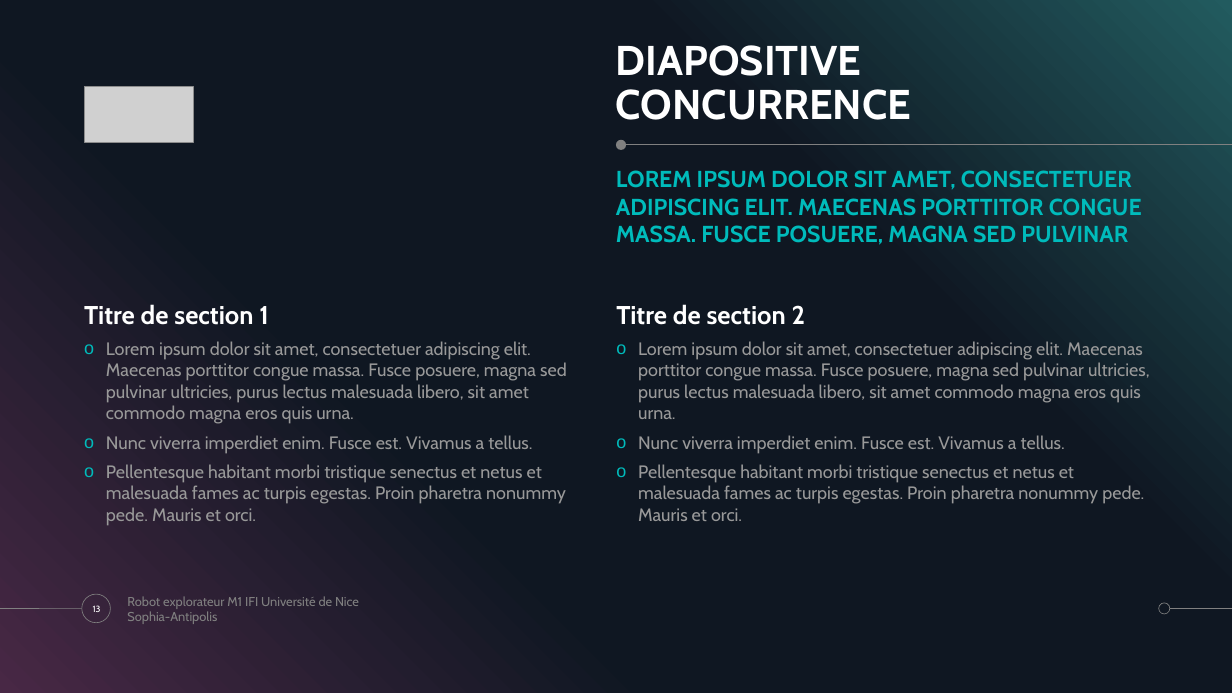
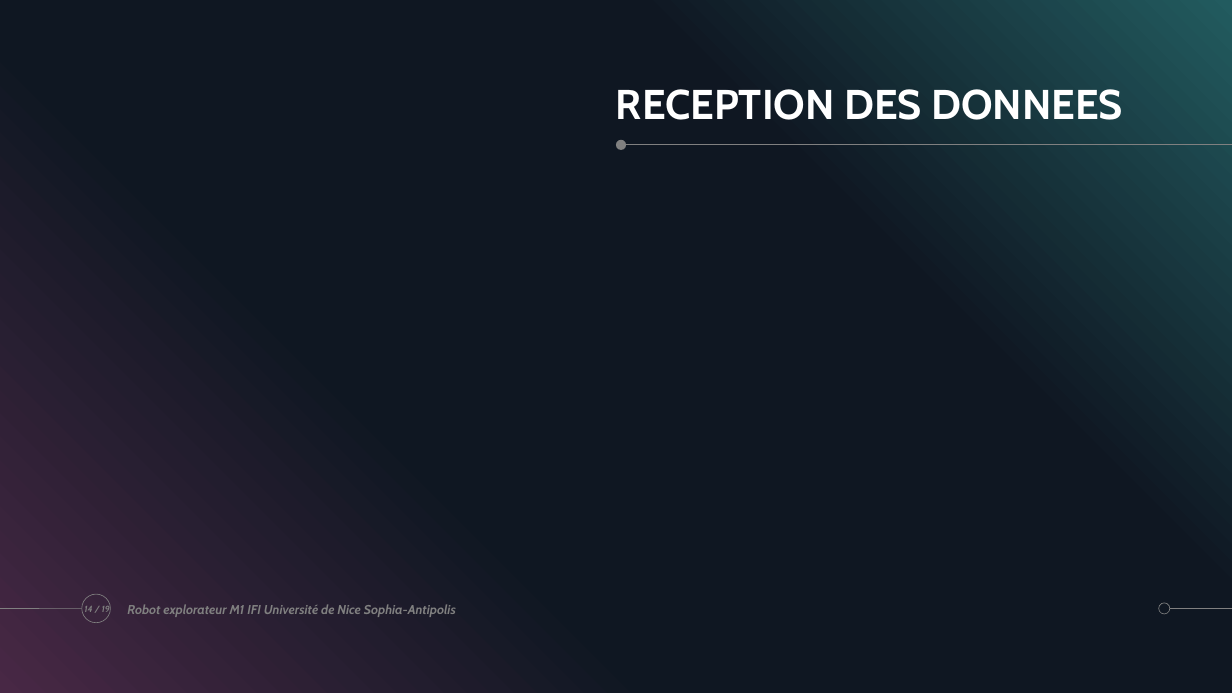
Before and after one commit to ChloeMaccarinelli/TER_M1_S2, a slide deck: slide 14 of doc/Diapo_LOTFI_MACCARINELLI_MARION.pptx (slide 13 before the commit). Drawn at 1232x693 pixels with LibreOffice and Linux fonts; fonts in the diff are those of the drawing; grey boxes stand for pictures. Boxes give left, top, right and bottom in pixels: in the first picture for what was removed or moved away, otherwise in the second. Text is boxed around its words. In the diff, an @@ line names an element or a change of style, - is before the commit and + after.

Commit message:
diapo

```diff
--- a/doc/Diapo_LOTFI_MACCARINELLI_MARION.pptx
+++ b/doc/Diapo_LOTFI_MACCARINELLI_MARION.pptx
@@ picture removed at (84,87,193,142) @@
@@ title at (616,89,1123,120): text changed @@
-DIAPOSITIVE CONCURRENCE
+RECEPTION DES DONNEES
@@ text removed at (616,170,1142,245) @@
-LOREM IPSUM DOLOR SIT AMET, CONSECTETUER ADIPISCING ELIT. MAECENAS PORTTITOR CONGUE MASSA. FUSCE POSUERE, MAGNA SED PULVINAR
@@ text removed at (84,304,268,325) @@
-Titre de section 1
@@ text removed at (616,304,806,325) @@
-Titre de section 2
@@ text removed at (106,341,567,526) @@
-o Lorem ipsum dolor sit amet, consectetuer adipiscing elit. Maecenas porttitor congue massa. Fusce posuere, magna sed pulvinar ultricies, purus lectus malesuada libero, sit amet commodo magna eros quis urna.
-o Nunc viverra imperdiet enim. Fusce est. Vivamus a tellus.
-o Pellentesque habitant morbi tristique senectus et netus et malesuada fames ac turpis egestas. Proin pharetra nonummy pede. Mauris et orci.
@@ text removed at (638,341,1150,521) @@
-o Lorem ipsum dolor sit amet, consectetuer adipiscing elit. Maecenas porttitor congue massa. Fusce posuere, magna sed pulvinar ultricies, purus lectus malesuada libero, sit amet commodo magna eros quis urna.
-o Nunc viverra imperdiet enim. Fusce est. Vivamus a tellus.
-o Pellentesque habitant morbi tristique senectus et netus et malesuada fames ac turpis egestas. Proin pharetra nonummy pede.
-  Mauris et orci.
@@ text "Robot explorateur M1 IFI Université ..." at (127,604,456,617): bold on, italic on @@
@@ page number at (84,606,110,614): text changed; text colour #FFFFFF to #808080; bold on; italic on @@
-13
+14 / 19
```
Also in this commit, not shown: 7 other slides changed, 9 slides added, 17 slides removed.
